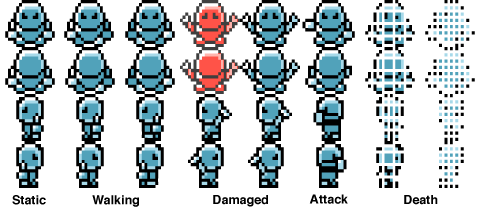
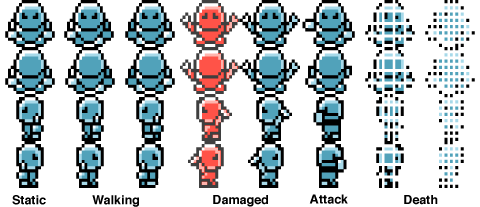
Revision of a layered 480x207 image; what changed, layer by layer:
painted on "enemy2-right-damage" (1st of 2) over (188, 141, 224, 188)
painted on "enemy2-left-damage" (2nd of 2) over (196, 94, 232, 141)
